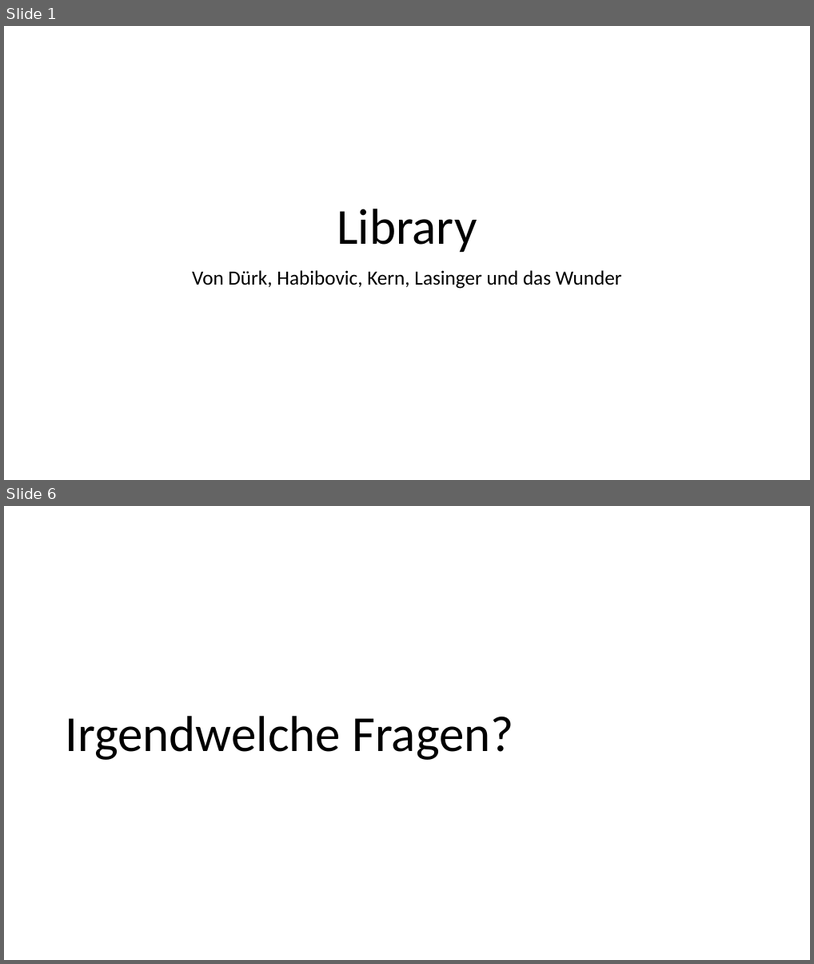
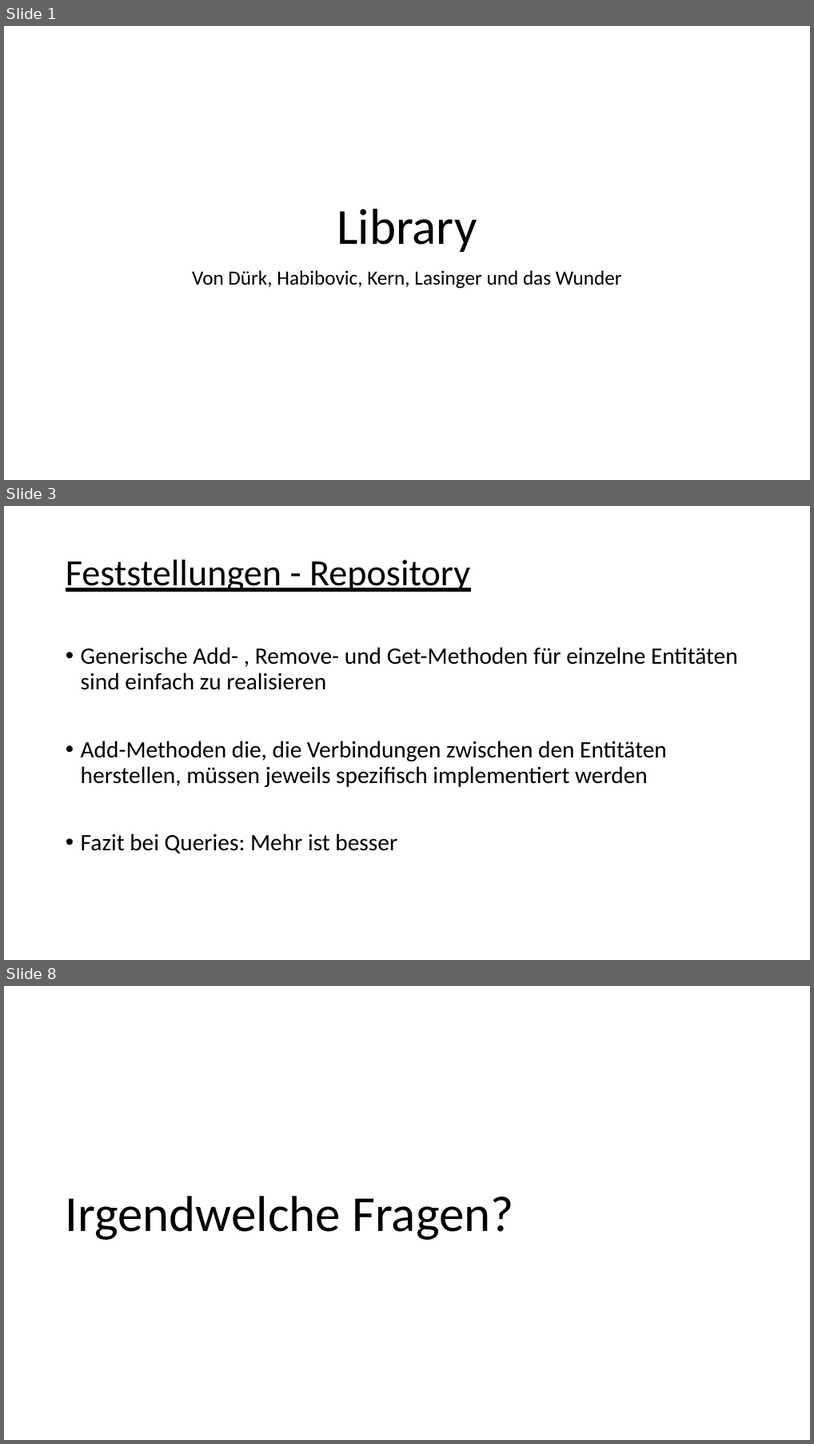
Before and after one commit to ValentinDuerk/Library_DBI_4chif, a slide deck: Library.pptx. Shown one above the other, each under a label of ours: slides 1 and 6 before the commit, slides 1, 3 and 8 after it; the slides between them are not shown. The pictures are 814x964 and 814x1444 pixels, drawn with LibreOffice and Linux fonts; fonts in the diff are those of the drawing. Boxes give left, top, right and bottom in pixels: in the first picture for what was removed or moved away, otherwise in the second. Text is boxed around its words. In the diff, an @@ line names an element or a change of style, - is before the commit and + after.

```diff
--- a/Library.pptx
+++ b/Library.pptx
@@ slide 3 added at <box>4,506,810,960</box>, background #FFFFFF @@
@@ title added at <box>66,560,470,592</box>, 44 pt, text #000000, underline @@
+Feststellungen - Repository
@@ text added at <box>81,647,738,853</box>, 28 pt, text #000000 @@
+• Generische Add- , Remove- und Get-Methoden für einzelne Entitäten sind einfach zu realisieren
+• Add-Methoden die, die Verbindungen zwischen den Entitäten herstellen, müssen jeweils spezifisch implementiert werden
+• Fazit bei Queries: Mehr ist besser
@@ what was slide 6 is now slide 8 @@
```
Also in this commit, not shown: 4 slides changed, 2 other slides added, 1 other file.
